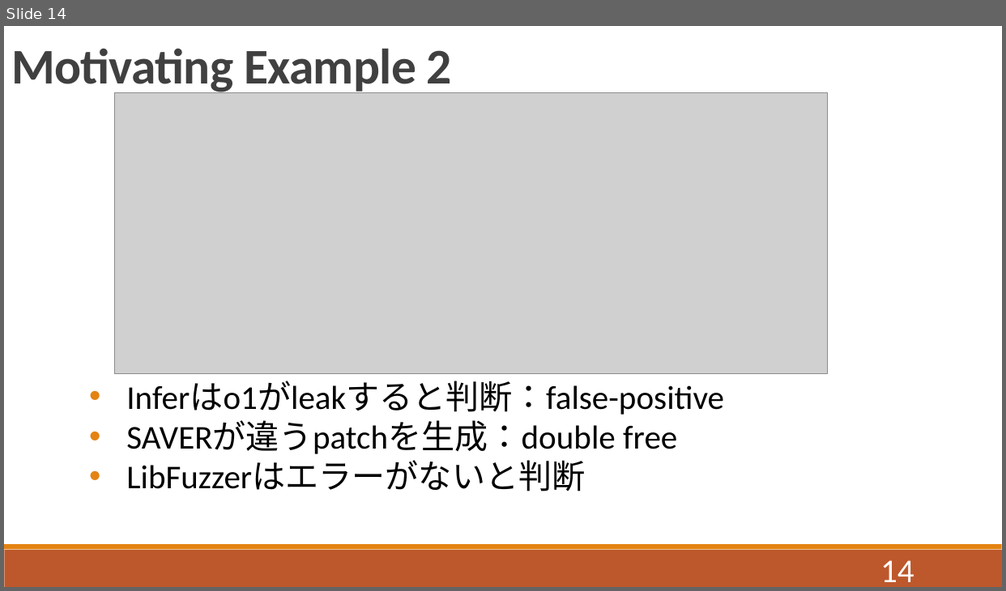
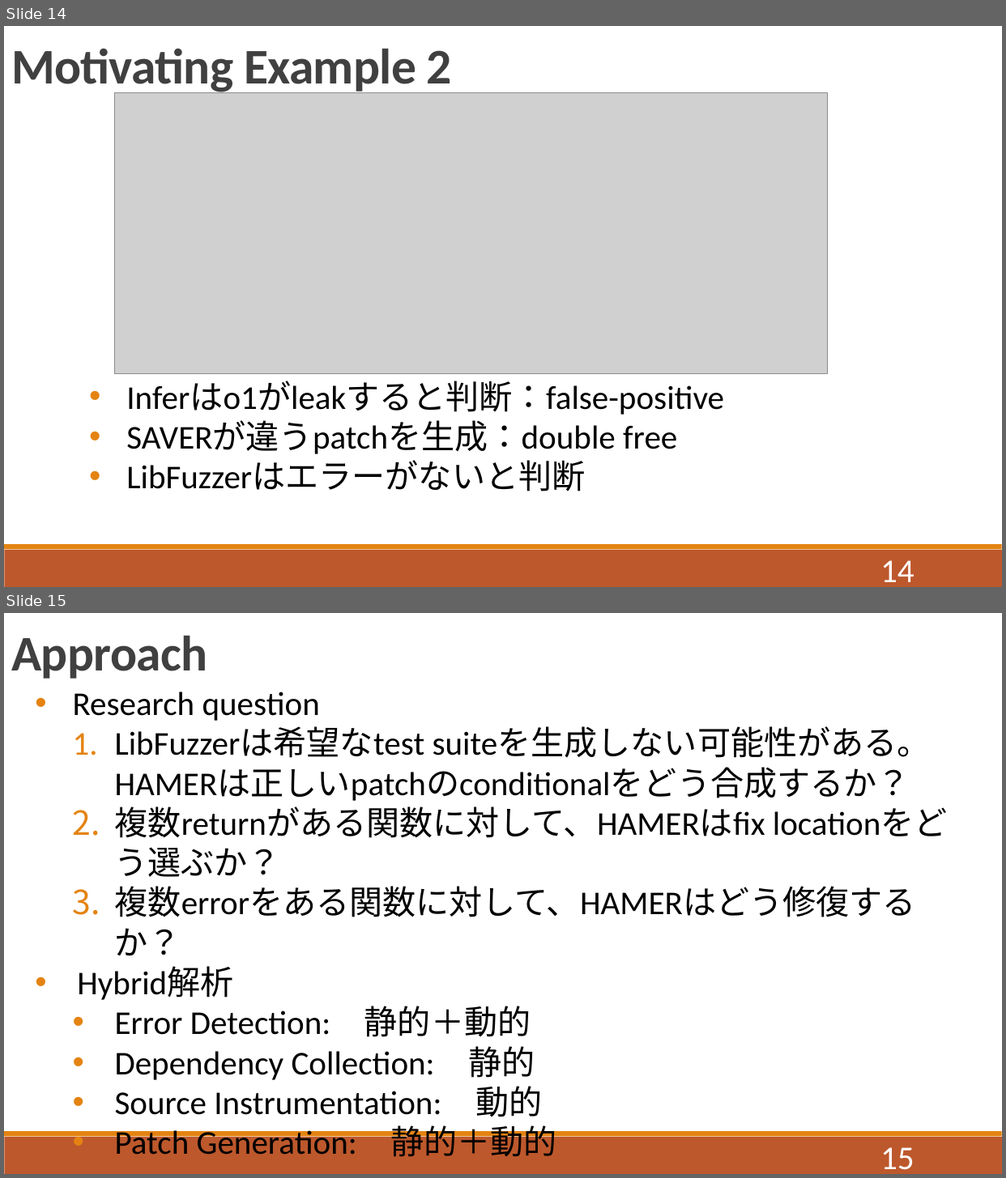
Before and after one commit to QIANZECHANG/MyResearch, a slide deck: 修論/修論発表.pptx. Shown one above the other, each under a label of ours: slide 14 before the commit, slides 14 and 15 after it. The pictures are 1006x591 and 1006x1178 pixels, drawn with LibreOffice and Linux fonts; fonts in the diff are those of the drawing; grey boxes stand for pictures. Boxes give left, top, right and bottom in pixels: in the first picture for what was removed or moved away, otherwise in the second. Text is boxed around its words. In the diff, an @@ line names an element or a change of style, - is before the commit and + after.

```diff
--- a/修論/修論発表.pptx
+++ b/修論/修論発表.pptx
@@ slide 15 added at bbox=[4, 613, 1002, 1174], background #FFFFFF; not listed: 2 template elements that a slide beside it also shows @@
@@ text added at bbox=[11, 636, 207, 679], 48 pt, text #404040, bold @@
+Approach
@@ text added at bbox=[73, 692, 931, 1157], 32 pt, text #000000 @@
+  • Research question
+    1. LibFuzzerは希望なtest suiteを生成しない可能性がある。HAMERは正しいpatchのconditionalをどう合成するか？
+    2. 複数returnがある関数に対して、HAMERはfix locationをどう選ぶか？
+    3. 複数errorをある関数に対して、HAMERはどう修復するか？
+  • Hybrid解析
+    • Error Detection: 静的＋動的
+    • Dependency Collection: 静的
+    • Source Instrumentation: 動的
+    • Patch Generation: 静的＋動的
@@ page number added at bbox=[880, 1148, 914, 1170], 32 pt, text #FFFFFF @@
+15
```
Also in this commit, not shown: 5 slides changed, 13 other slides added, 6 slides removed, 55 other files.
